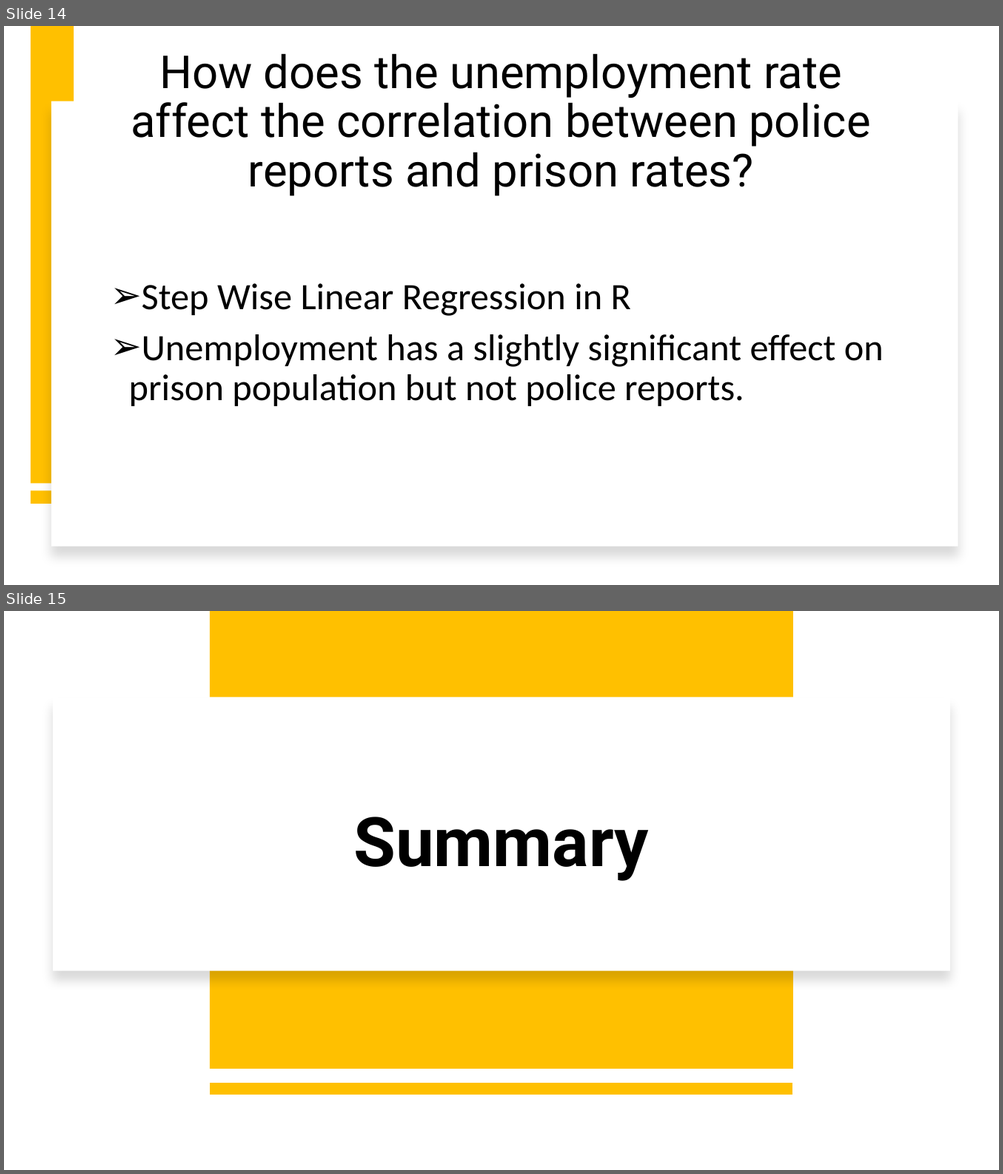
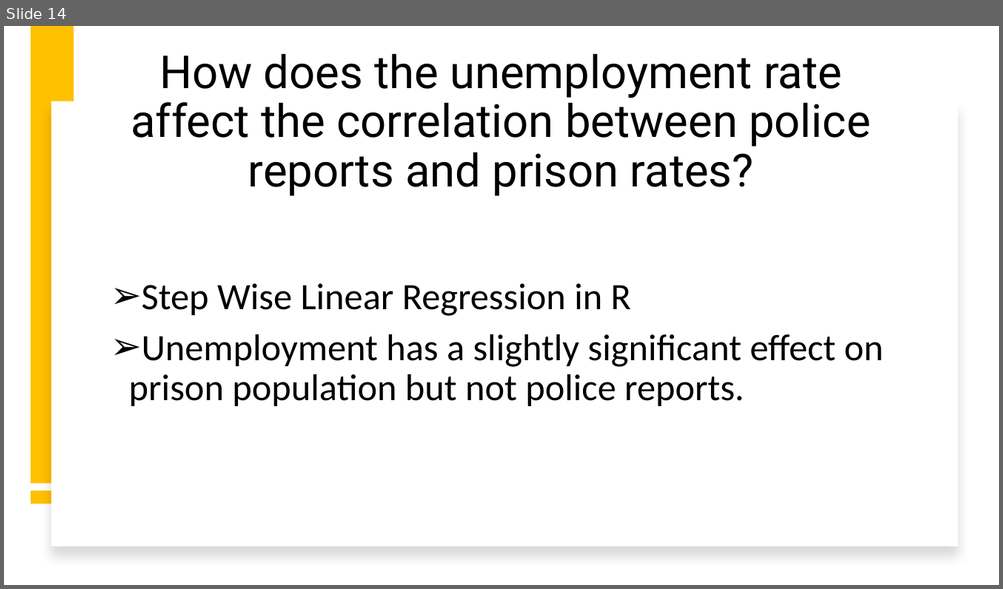
Before and after one commit to Mt122606/Curous-Conquers-, a slide deck: CuriousConquersProject/ProjectPowerpoint1 (1).pptx. Shown one above the other, each under a label of ours: slides 14 and 15 before the commit, slide 14 after it. The pictures are 1003x1174 and 1003x589 pixels, drawn with LibreOffice and Linux fonts; fonts in the diff are those of the drawing. Boxes give left, top, right and bottom in pixels: in the first picture for what was removed or moved away, otherwise in the second. Text is boxed around its words. In the diff, an @@ line names an element or a change of style, - is before the commit and + after.

```diff
--- a/CuriousConquersProject/ProjectPowerpoint1 (1).pptx
+++ b/CuriousConquersProject/ProjectPowerpoint1 (1).pptx
@@ slide 15 removed at [4,611,999,1170], background #FFFFFF @@
@@ rectangle removed at [210,611,794,1069] @@
@@ rectangle removed at [53,697,950,971] @@
@@ title removed at [353,817,649,881] @@
-Summary
@@ line removed from (793, 1089) to (210, 1089) @@
```
Also in this commit, not shown: 6 slides changed, 2 slides added, 1 other slide removed, 1 other file.
